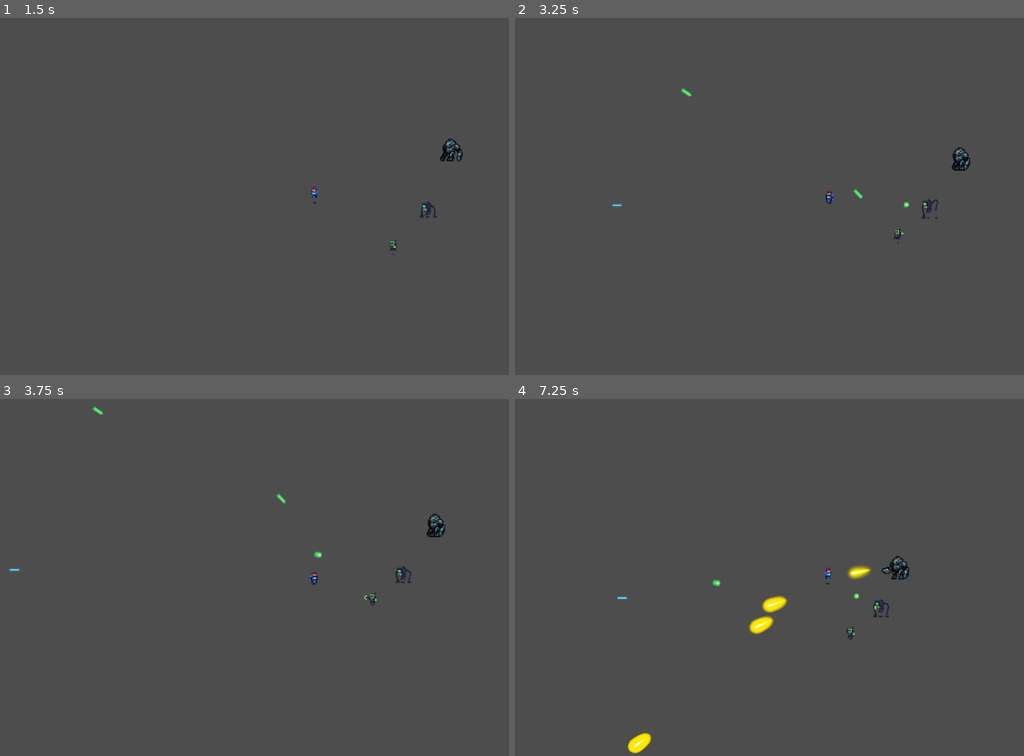
Above: before the commit, frames 1-4 (two rows, left to right).
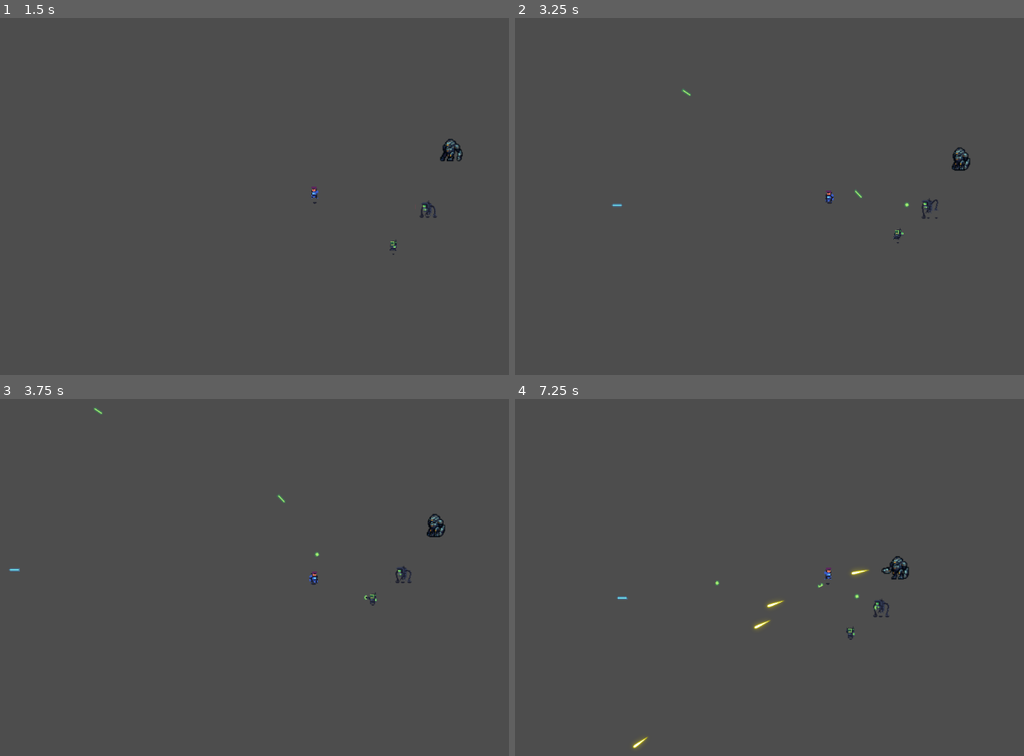
Above: after the commit, the same moments.

Repository: GerardinClement/Gamejam_forge
Game: Godot game, scene res://AnimatedCharacters/playerAndEnemy.tscn
The game is run twice, just before and just after one commit, with the same random seed, the same clock (stepped at 60 frames per second) and the same inputs. This scene is started directly instead of the project's main scene.
Inputs (mouse positions are in pixels of both pictures, inside the frame that each line leads up to):
- Up to frame 1 (1.5 s): move the mouse to (458, 178) at 0.52 s; move the mouse to (193, 214) at 1.27 s
- Up to frame 2 (3.25 s): move the mouse to (896, 117) at 2.02 s; move the mouse to (800, 267) at 2.77 s
- Up to frame 3 (3.75 s): move the mouse to (outside the picture) at 3.52 s
- Up to frame 4 (7.25 s): move the mouse to (642, 523) at 4.27 s; move the mouse to (866, 577) at 5.02 s; move the mouse to (738, 488) at 5.77 s; move the mouse to (973, 559) at 6.52 s

Frame 1 is identical in both runs. In frame 2, less than 0.1% of the frame differs, in the area x 32-78%, y 19-54%; in frame 3, less than 0.1%; in frame 4, 0.7%, in the area x 22-70%, y 46-100%.

Commit message:
Added animation when bullets hit objects

Diff:
--- a/AnimatedCharacters/Enemies/enemyBullet.gd
+++ b/AnimatedCharacters/Enemies/enemyBullet.gd
@@ -5,7 +5,7 @@
 var speed
 var damage
 var bulletPath
-var isReady = false
+var isShot = false
 var velocity = Vector2()
 @onready var player = get_parent().get_node("Player")
 
@@ -14,11 +14,11 @@
 
 func _physics_process(delta):
 	if bulletPath:
-		var bulletSprite = bulletPath.instantiate()
-		add_child(bulletSprite)
-		bulletSprite.get_node("AnimatedSprite2D").play("default")
-		if !isReady:
+		if !isShot:
+			var bulletSprite = bulletPath.instantiate()
+			add_child(bulletSprite)
+			bulletSprite.get_node("AnimatedSprite2D").play("default")
 			look_at(player.global_position)
 			velocity = bulletSprite.global_position.direction_to(player.global_position)
-			isReady = true
+			isShot = true
 		global_position += velocity * speed * delta
--- a/AnimatedCharacters/Enemies/freeBullet.gd
+++ b/AnimatedCharacters/Enemies/freeBullet.gd
@@ -1,5 +1,17 @@
 extends Area2D
 
-func _on_body_entered(_body):
-	get_parent().queue_free()
-	queue_free()
+@onready var animations = get_node("AnimatedSprite2D")
+var isDestroyed = false
+
+func _on_body_entered(body):
+	animations.play("destroy")
+	if get_parent().velocity.x < 0:
+		animations.flip_h = true
+	else:
+		animations.flip_h = false
+	get_parent().velocity = Vector2(0,0)
+	isDestroyed = true
+
+func _on_animated_sprite_2d_animation_finished():
+	if animations.animation == "destroy":
+		get_parent().queue_free()
--- a/AnimatedCharacters/Enemies/human/Bullet.tscn
+++ b/AnimatedCharacters/Enemies/human/Bullet.tscn
@@ -22,6 +22,22 @@
 atlas = ExtResource("1_incx7")
 region = Rect2(192, 0, 64, 52)
 
+[sub_resource type="AtlasTexture" id="AtlasTexture_s3udl"]
+atlas = ExtResource("1_incx7")
+region = Rect2(40, 320, 60, 64)
+
+[sub_resource type="AtlasTexture" id="AtlasTexture_e0uec"]
+atlas = ExtResource("1_incx7")
+region = Rect2(100, 320, 60, 64)
+
+[sub_resource type="AtlasTexture" id="AtlasTexture_qkylk"]
+atlas = ExtResource("1_incx7")
+region = Rect2(160, 320, 60, 64)
+
+[sub_resource type="AtlasTexture" id="AtlasTexture_xfanp"]
+atlas = ExtResource("1_incx7")
+region = Rect2(220, 320, 60, 64)
+
 [sub_resource type="SpriteFrames" id="SpriteFrames_3bgo6"]
 animations = [{
 "frames": [{
@@ -40,6 +56,23 @@
 "loop": true,
 "name": &"default",
 "speed": 5.0
+}, {
+"frames": [{
+"duration": 1.0,
+"texture": SubResource("AtlasTexture_s3udl")
+}, {
+"duration": 1.0,
+"texture": SubResource("AtlasTexture_e0uec")
+}, {
+"duration": 1.0,
+"texture": SubResource("AtlasTexture_qkylk")
+}, {
+"duration": 1.0,
+"texture": SubResource("AtlasTexture_xfanp")
+}],
+"loop": false,
+"name": &"destroy",
+"speed": 5.0
 }]
 
 [node name="bullet_enemy" type="Area2D"]
@@ -53,5 +86,9 @@
 
 [node name="AnimatedSprite2D" type="AnimatedSprite2D" parent="."]
 sprite_frames = SubResource("SpriteFrames_3bgo6")
+animation = &"destroy"
+frame = 3
+frame_progress = 1.0
 
 [connection signal="body_entered" from="." to="." method="_on_body_entered"]
+[connection signal="animation_finished" from="AnimatedSprite2D" to="." method="_on_animated_sprite_2d_animation_finished"]
--- a/AnimatedCharacters/Enemies/mech/Bullet.tscn
+++ b/AnimatedCharacters/Enemies/mech/Bullet.tscn
@@ -1,10 +1,27 @@
-[gd_scene load_steps=5 format=3 uid="uid://dedys5vj348u6"]
+[gd_scene load_steps=10 format=3 uid="uid://dedys5vj348u6"]
 
 [ext_resource type="Script" path="res://AnimatedCharacters/Enemies/freeBullet.gd" id="1_0lpa2"]
 [ext_resource type="Texture2D" uid="uid://dlkphnddk6kq1" path="res://Assets/Projectiles/Laser Sprites/18.png" id="2_garjg"]
+[ext_resource type="Texture2D" uid="uid://bievvg3xcckmo" path="res://Assets/Projectiles/yellow projectile.png" id="3_adhyx"]
 
 [sub_resource type="RectangleShape2D" id="RectangleShape2D_cudqa"]
 size = Vector2(23, 4)
+
+[sub_resource type="AtlasTexture" id="AtlasTexture_afrs8"]
+atlas = ExtResource("3_adhyx")
+region = Rect2(25, 0, 320, 377)
+
+[sub_resource type="AtlasTexture" id="AtlasTexture_xwuk5"]
+atlas = ExtResource("3_adhyx")
+region = Rect2(345, 0, 320, 377)
+
+[sub_resource type="AtlasTexture" id="AtlasTexture_6xf3l"]
+atlas = ExtResource("3_adhyx")
+region = Rect2(665, 0, 320, 377)
+
+[sub_resource type="AtlasTexture" id="AtlasTexture_vrw5c"]
+atlas = ExtResource("3_adhyx")
+region = Rect2(985, 0, 320, 377)
 
 [sub_resource type="SpriteFrames" id="SpriteFrames_4evaw"]
 animations = [{
@@ -14,6 +31,23 @@
 }],
 "loop": true,
 "name": &"default",
+"speed": 5.0
+}, {
+"frames": [{
+"duration": 1.0,
+"texture": SubResource("AtlasTexture_afrs8")
+}, {
+"duration": 1.0,
+"texture": SubResource("AtlasTexture_xwuk5")
+}, {
+"duration": 1.0,
+"texture": SubResource("AtlasTexture_6xf3l")
+}, {
+"duration": 1.0,
+"texture": SubResource("AtlasTexture_vrw5c")
+}],
+"loop": false,
+"name": &"destroy",
 "speed": 5.0
 }]
 
@@ -30,5 +64,9 @@
 position = Vector2(-4, -1)
 scale = Vector2(0.2, 0.2)
 sprite_frames = SubResource("SpriteFrames_4evaw")
+animation = &"destroy"
+frame = 3
+frame_progress = 1.0
 
 [connection signal="body_entered" from="." to="." method="_on_body_entered"]
+[connection signal="animation_finished" from="AnimatedSprite2D" to="." method="_on_animated_sprite_2d_animation_finished"]
--- a/AnimatedCharacters/Enemies/octopus/Bullet.tscn
+++ b/AnimatedCharacters/Enemies/octopus/Bullet.tscn
@@ -1,7 +1,8 @@
-[gd_scene load_steps=9 format=3 uid="uid://bisr108gd3htl"]
+[gd_scene load_steps=14 format=3 uid="uid://bisr108gd3htl"]
 
 [ext_resource type="Script" path="res://AnimatedCharacters/Enemies/freeBullet.gd" id="1_jpqwv"]
 [ext_resource type="Texture2D" uid="uid://hhlnyq25m3mm" path="res://Assets/Tech Dungeon Roguelite - Asset Pack (v5)/Projectiles/projectiles x1.png" id="1_kbm2e"]
+[ext_resource type="Texture2D" uid="uid://1utd36kfuwuh" path="res://Assets/Projectiles/projectiles x2.png" id="3_a00x4"]
 
 [sub_resource type="RectangleShape2D" id="RectangleShape2D_x2ux3"]
 size = Vector2(5.33333, 6.66667)
@@ -22,6 +23,22 @@
 atlas = ExtResource("1_kbm2e")
 region = Rect2(98, 64, 31, 32)
 
+[sub_resource type="AtlasTexture" id="AtlasTexture_exb38"]
+atlas = ExtResource("3_a00x4")
+region = Rect2(25, 320, 60, 64)
+
+[sub_resource type="AtlasTexture" id="AtlasTexture_n20sp"]
+atlas = ExtResource("3_a00x4")
+region = Rect2(85, 320, 60, 64)
+
+[sub_resource type="AtlasTexture" id="AtlasTexture_8hol2"]
+atlas = ExtResource("3_a00x4")
+region = Rect2(145, 320, 60, 64)
+
+[sub_resource type="AtlasTexture" id="AtlasTexture_6sywy"]
+atlas = ExtResource("3_a00x4")
+region = Rect2(205, 320, 60, 64)
+
 [sub_resource type="SpriteFrames" id="SpriteFrames_f7jqq"]
 animations = [{
 "frames": [{
@@ -40,6 +57,23 @@
 "loop": true,
 "name": &"default",
 "speed": 5.0
+}, {
+"frames": [{
+"duration": 1.0,
+"texture": SubResource("AtlasTexture_exb38")
+}, {
+"duration": 1.0,
+"texture": SubResource("AtlasTexture_n20sp")
+}, {
+"duration": 1.0,
+"texture": SubResource("AtlasTexture_8hol2")
+}, {
+"duration": 1.0,
+"texture": SubResource("AtlasTexture_6sywy")
+}],
+"loop": false,
+"name": &"destroy",
+"speed": 5.0
 }]
 
 [node name="Bullet" type="Area2D"]
@@ -55,6 +89,9 @@
 [node name="AnimatedSprite2D" type="AnimatedSprite2D" parent="."]
 position = Vector2(4.16667, -1.33333)
 sprite_frames = SubResource("SpriteFrames_f7jqq")
-frame_progress = 0.850106
+animation = &"destroy"
+frame = 3
+frame_progress = 1.0
 
 [connection signal="body_entered" from="." to="." method="_on_body_entered"]
+[connection signal="animation_finished" from="AnimatedSprite2D" to="." method="_on_animated_sprite_2d_animation_finished"]
Not shown: 1 places in AnimatedCharacters/Enemies/human/Bullet.tscn that only renumber resources
Binary file added: Assets/Projectiles/yellow projectile.png
Not shown, added: Assets/Projectiles/yellow projectile.png.import
